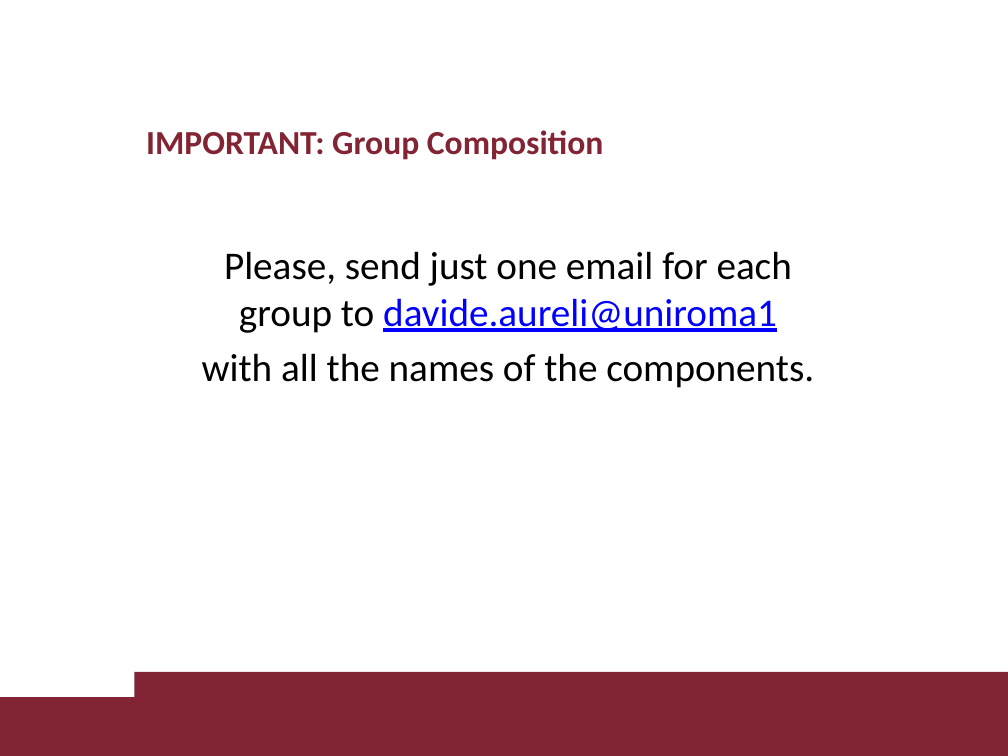
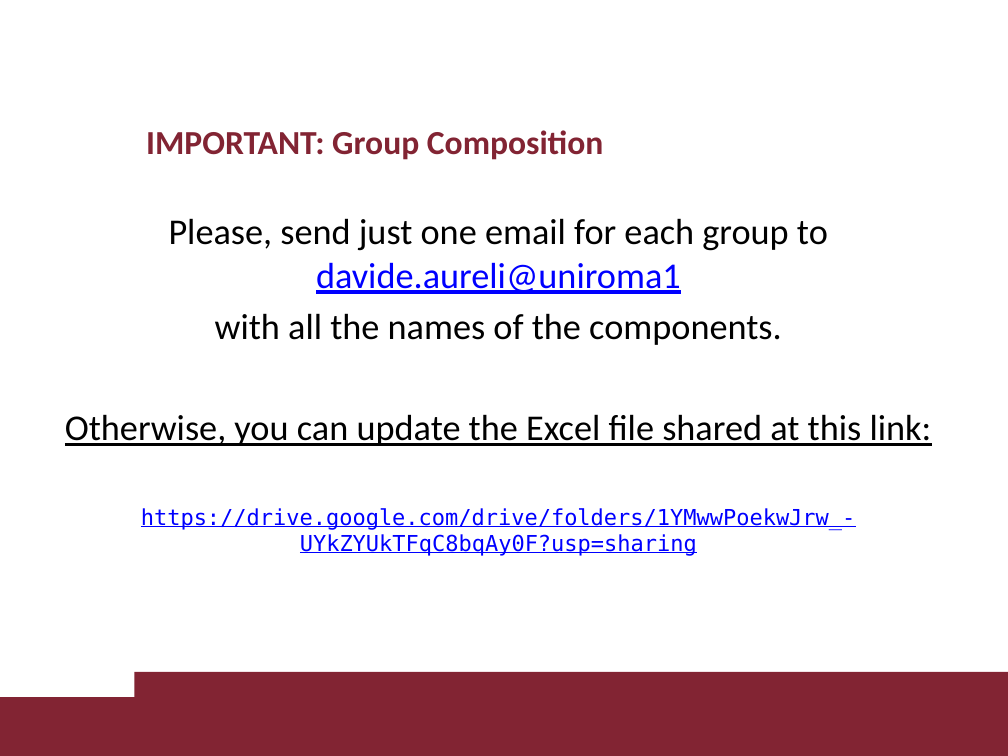
Before and after one commit to davaureli/NBD_LabSession, a slide deck: slide 8 of Lecture 1/Lecture 1.pptx. Drawn at 1008x756 pixels with LibreOffice and Linux fonts; fonts in the diff are those of the drawing; background and template pictures are left out. Boxes give left, top, right and bottom in pixels: in the first picture for what was removed or moved away, otherwise in the second. Text is boxed around its words. In the diff, an @@ line names an element or a change of style, - is before the commit and + after.

```diff
--- a/Lecture 1/Lecture 1.pptx
+++ b/Lecture 1/Lecture 1.pptx
@@ text "Please, send just one email ...": place and size @@
-text "Please, send just one email ..." at [202,251,814,388]
+text "Please, send just one email ..." at [65,218,932,556]
@@ text at [169,218,828,345]: size 28 to 25.9 pt in "Please, send just one email for each ...", "with all the names of the components." @@
@@ text at [65,414,932,556]: paragraphs added @@
+Otherwise, you can update the Excel file shared at this link:
+https://drive.google.com/drive/folders/1YMwwPoekwJrw_-UYkZYUkTFqC8bqAy0F?usp=sharing
```
